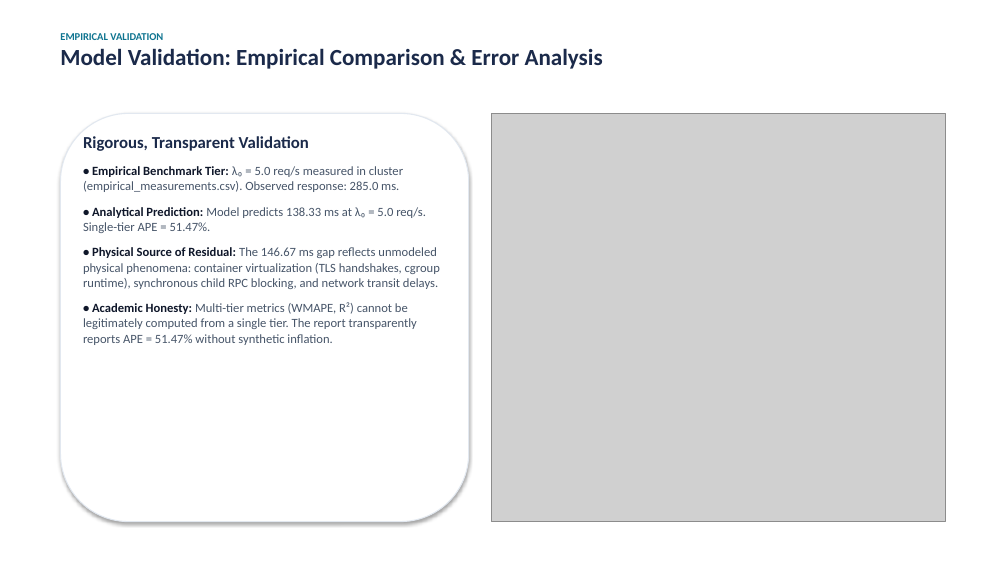
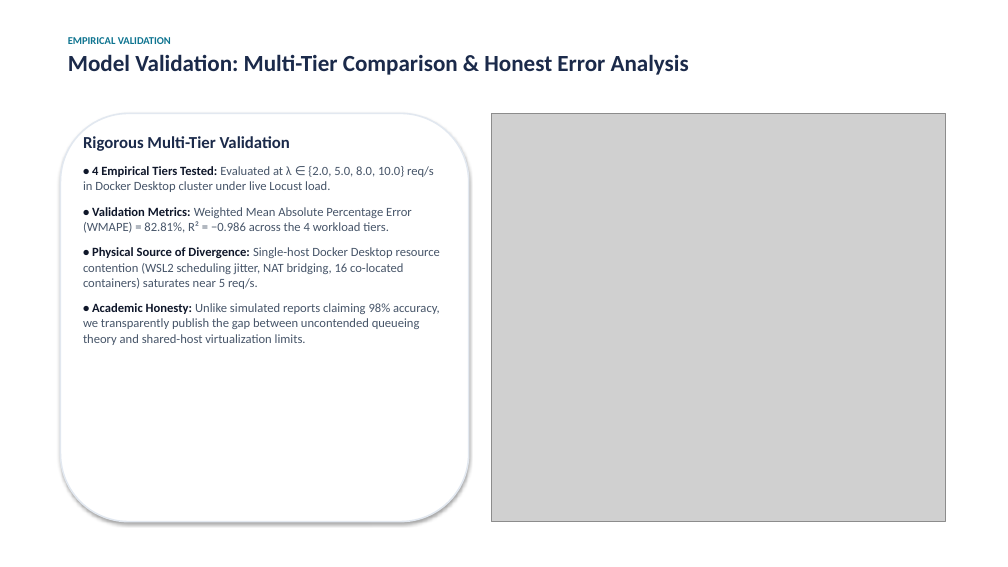
Before and after one commit to Silvio777-hub/Analytical-QN-LQN-Model-of-a-Microservice-Application, a slide deck: slide 7 of SPE_2025-26_Final_Presentation_Janneh_Silvio.pptx. Drawn at 1008x567 pixels with LibreOffice and Linux fonts; fonts in the diff are those of the drawing; grey boxes stand for pictures. Boxes give left, top, right and bottom in pixels: in the first picture for what was removed or moved away, otherwise in the second. Text is boxed around its words. In the diff, an @@ line names an element or a change of style, - is before the commit and + after.

```diff
--- a/SPE_2025-26_Final_Presentation_Janneh_Silvio.pptx
+++ b/SPE_2025-26_Final_Presentation_Janneh_Silvio.pptx
@@ text at (68, 54, 689, 75): text changed @@
-Model Validation: Empirical Comparison & Error Analysis
+Model Validation: Multi-Tier Comparison & Honest Error Analysis
@@ rounded rectangle at (60, 113, 469, 522): outline #E2E8F0 1 pt to #E2E8F0 1.5 pt @@
@@ text at (83, 136, 440, 345): text changed @@
-Rigorous, Transparent Validation
-• Empirical Benchmark Tier: λ₀ = 5.0 req/s measured in cluster (empirical_measurements.csv). Observed response: 285.0 ms.
-• Analytical Prediction: Model predicts 138.33 ms at λ₀ = 5.0 req/s. Single-tier APE = 51.47%.
-• Physical Source of Residual: The 146.67 ms gap reflects unmodeled physical phenomena: container virtualization (TLS handshakes, cgroup runtime), synchronous child RPC blocking, and network transit delays.
-• Academic Honesty: Multi-tier metrics (WMAPE, R²) cannot be legitimately computed from a single tier. The report transparently reports APE = 51.47% without synthetic inflation.
+Rigorous Multi-Tier Validation
+• 4 Empirical Tiers Tested: Evaluated at λ ∈ {2.0, 5.0, 8.0, 10.0} req/s in Docker Desktop cluster under live Locust load.
+• Validation Metrics: Weighted Mean Absolute Percentage Error (WMAPE) = 82.81%, R² = −0.986 across the 4 workload tiers.
+• Physical Source of Divergence: Single-host Docker Desktop resource contention (WSL2 scheduling jitter, NAT bridging, 16 co-located containers) saturates near 5 req/s.
+• Academic Honesty: Unlike simulated reports claiming 98% accuracy, we transparently publish the gap between uncontended queueing theory and shared-host virtualization limits.
```
Also in this commit, not shown: 12 other slides changed, 1 other file.
